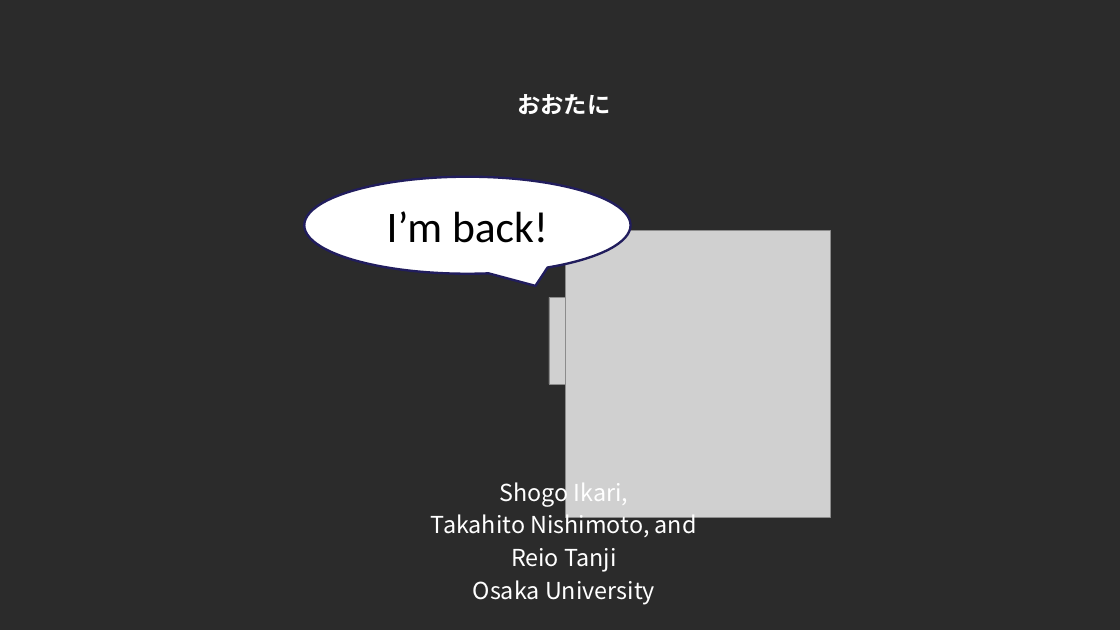
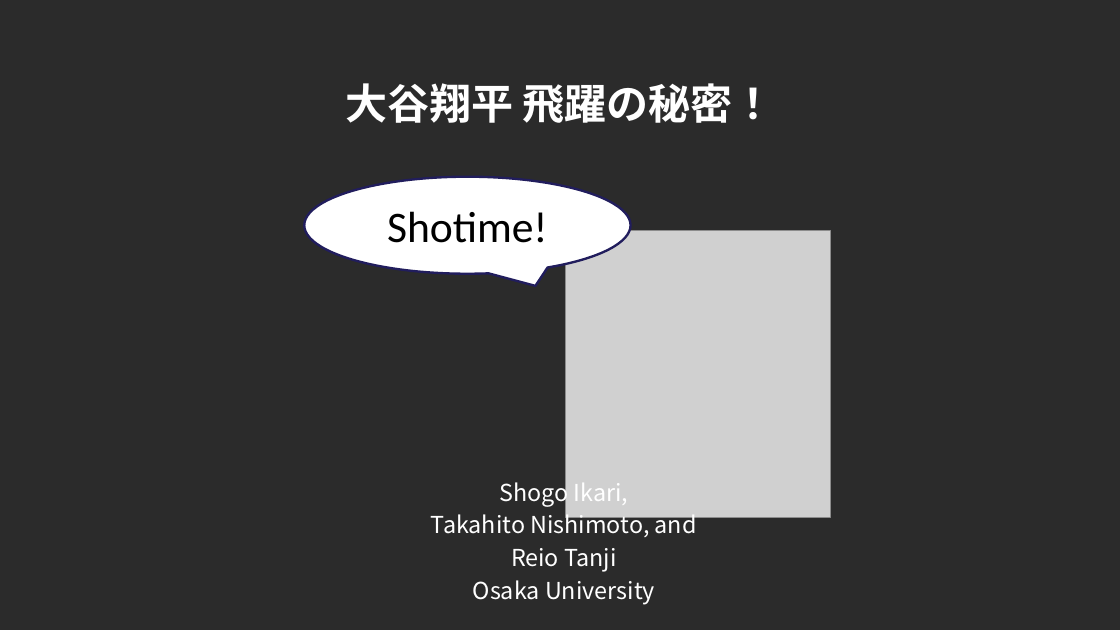
Before and after one commit to T-Reio/ohtani_analyze, a slide deck: slide 1 of slides/ohtani_tj.pptx. Drawn at 1120x630 pixels with LibreOffice and Linux fonts; fonts in the diff are those of the drawing; grey boxes stand for pictures; background and template pictures are left out; a plain dark background stands for a picture behind light text. Boxes give left, top, right and bottom in pixels: in the first picture for what was removed or moved away, otherwise in the second. Text is boxed around its words. In the diff, an @@ line names an element or a change of style, - is before the commit and + after.

```diff
--- a/slides/ohtani_tj.pptx
+++ b/slides/ohtani_tj.pptx
@@ title at (x1=345, y1=83, x2=775, y2=123): text changed; size 20 to 36 pt @@
-おおたに
+大谷翔平 飛躍の秘密！
@@ text in speech bubble at (x1=387, y1=211, x2=548, y2=243): text changed @@
-I’m back!
+Shotime!
@@ picture removed at (x1=549, y1=297, x2=631, y2=384) @@
```
Also in this commit, not shown: 1 other slide changed, 1 slide added, 16 other files.
